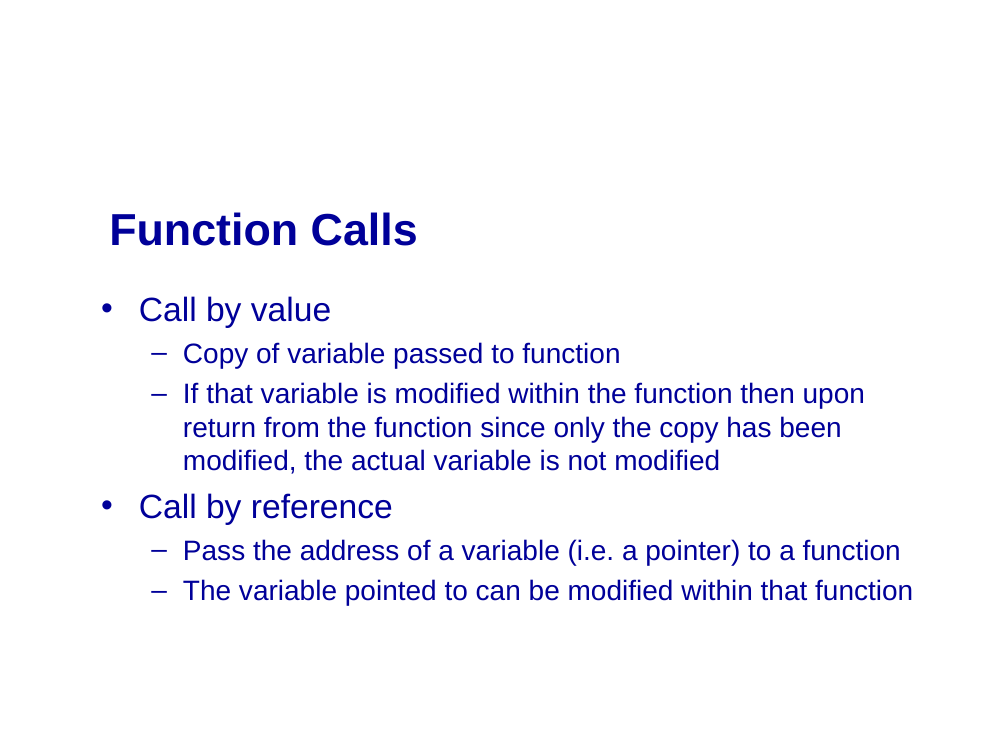
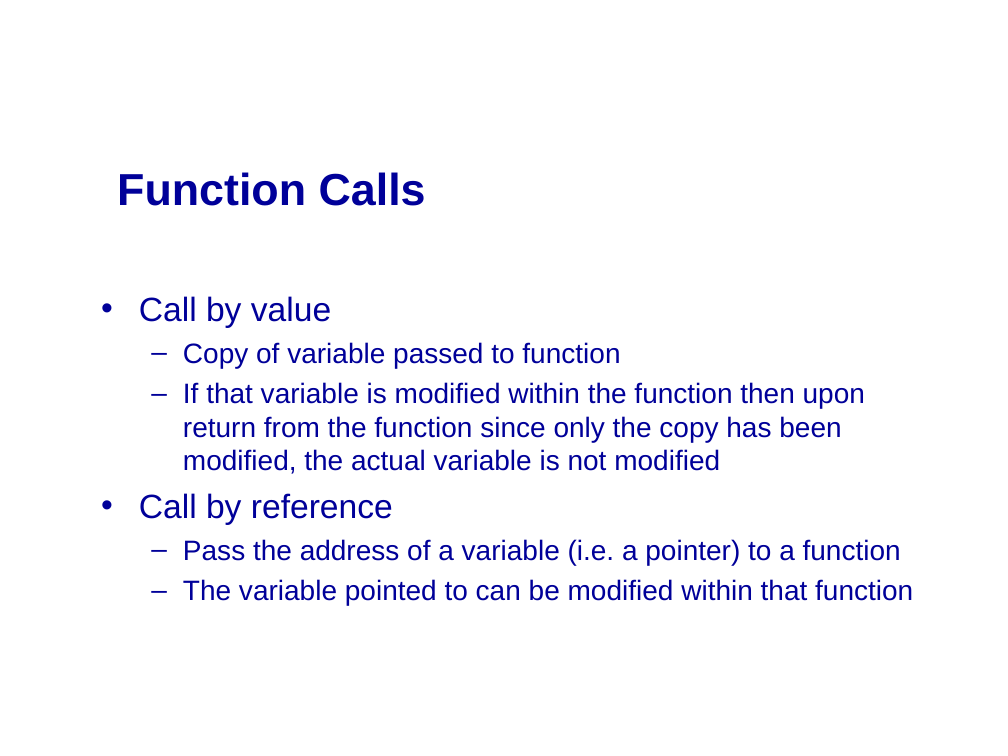
Before and after one commit to mikeg64/iome, a slide deck: slide 17 of src/examples/course/c/presentation/IntrotoC2.ppt. Drawn at 1008x756 pixels with LibreOffice and Linux fonts; fonts in the diff are those of the drawing; background and template pictures are left out. Boxes give left, top, right and bottom in pixels: in the first picture for what was removed or moved away, otherwise in the second. Text is boxed around its words. In the diff, an @@ line names an element or a change of style, - is before the commit and + after.

```diff
--- a/src/examples/course/c/presentation/IntrotoC2.ppt
+++ b/src/examples/course/c/presentation/IntrotoC2.ppt
@@ title "Function Calls": place and size @@
-title "Function Calls" at (109,212,418,246)
+title "Function Calls" at (117,172,426,206)
```
Also in this commit, not shown: 10 other slides changed.
